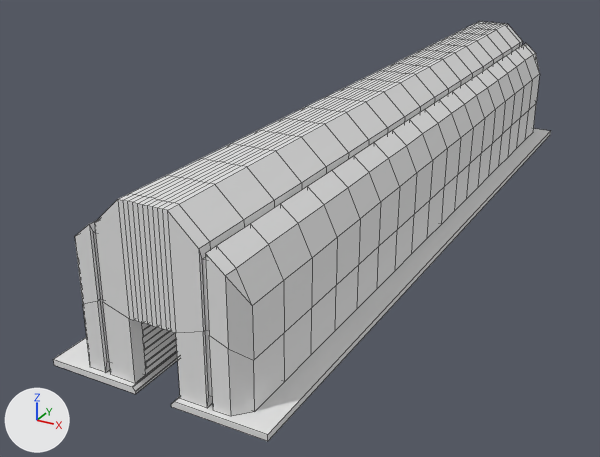
The FBX model Endless-Geo-Dash/Assets/3D Models/Background/Background-Model-03.fbx as it was, and as the next commit left it.
Before and after are seen from a camera (50 mm lens) standing at (250.0, -584.0, 263.0) and looking at (-43.0, -52.0, -3.0). The axes (+X, +Y, +Z) are drawn at lower left. The lights are the same throughout. Mesh edges are drawn as thin lines. Materials are left out; every surface is plain grey.

Before the edit, the objects in view are built like this:
```python
me_cube_011 = bpy.data.meshes.new('Cube.011')
me_cube_011.from_pydata(...)  # 1834 vertices, 1855 faces; spans x -72.0..72.0, y -294.0..294.0, z -2.0..110.0
# faces by material slot: [674, 730, 451]
me_cube_011.materials.append(mat_outline)
me_cube_011.materials.append(mat_platform_base)
me_cube_011.materials.append(mat_emissive_right)
ob_background_model_3 = bpy.data.objects.new('Background Model 3', me_cube_011)
ob_background_model_3.location = (0.0, 0.0, 0.0)
```
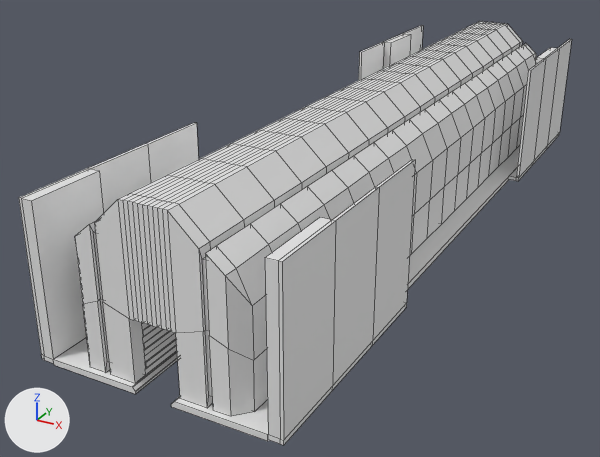
Commit message: added side walls to all background models

Changed parts and their boxes [x1, y1, x2, y2] in the pictures (600 x 457 px):
'Background Model 3', reshaped (11% wider)
    before: [53, 21, 551, 441]
    after: [19, 21, 572, 445]
part 1 of me_cube_011, added
    after: [265, 159, 415, 445]
part 2 of me_cube_011, added
    after: [508, 39, 572, 181]
part 3 of me_cube_011, added
    after: [19, 123, 199, 363]
part 4 of me_cube_011, added
    after: [359, 25, 423, 80]

Patch to the scene script:
```diff
--- a/Endless-Geo-Dash/Assets/3D Models/Background/Background-Model-03.fbx.py
+++ b/Endless-Geo-Dash/Assets/3D Models/Background/Background-Model-03.fbx.py
@@ me_cube_011 @@
 # used by ob_background_model_3
-me_cube_011.from_pydata(...)  # 1834 vertices, 1855 faces; spans x -72.0..72.0, y -294.0..294.0, z -2.0..110.0
+me_cube_011.from_pydata(...)  # 1970 vertices, 1983 faces; spans x -81.0..81.0, y -294.0..294.0, z -2.0..110.0
+# me_cube_011 part 1: a new loose piece of 34 vertices spanning x 72.0..81.0, y -294.0..-134.0, z -1.0..100.0
+# me_cube_011 part 2: a new loose piece of 34 vertices spanning x 72.0..81.0, y 134.0..294.0, z -1.0..100.0
+# me_cube_011 part 3: a new loose piece of 34 vertices spanning x -81.0..-72.0, y -294.0..-134.0, z -1.0..100.0
+# me_cube_011 part 4: a new loose piece of 34 vertices spanning x -81.0..-72.0, y 134.0..294.0, z -1.0..100.0
```
